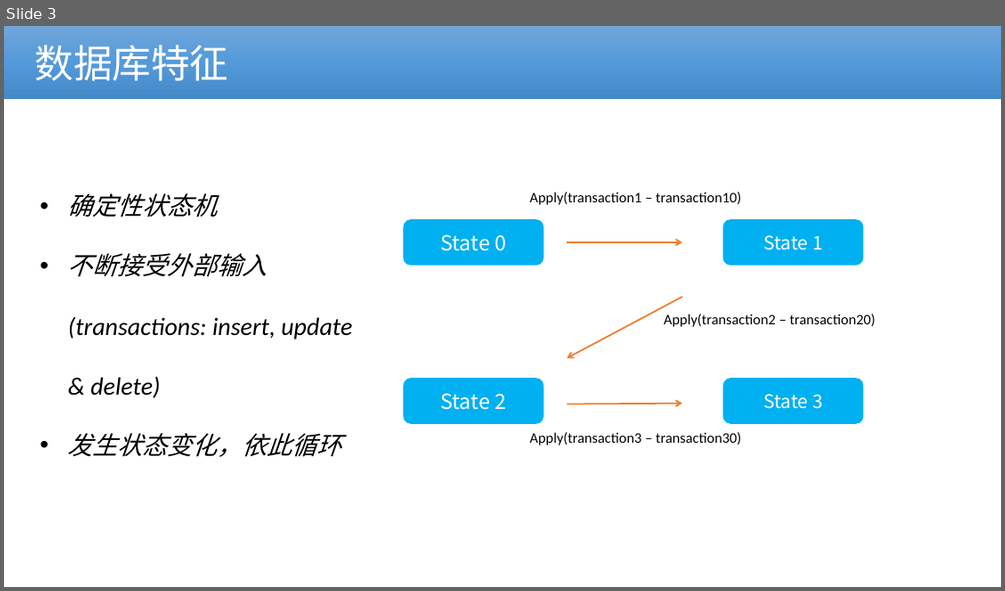
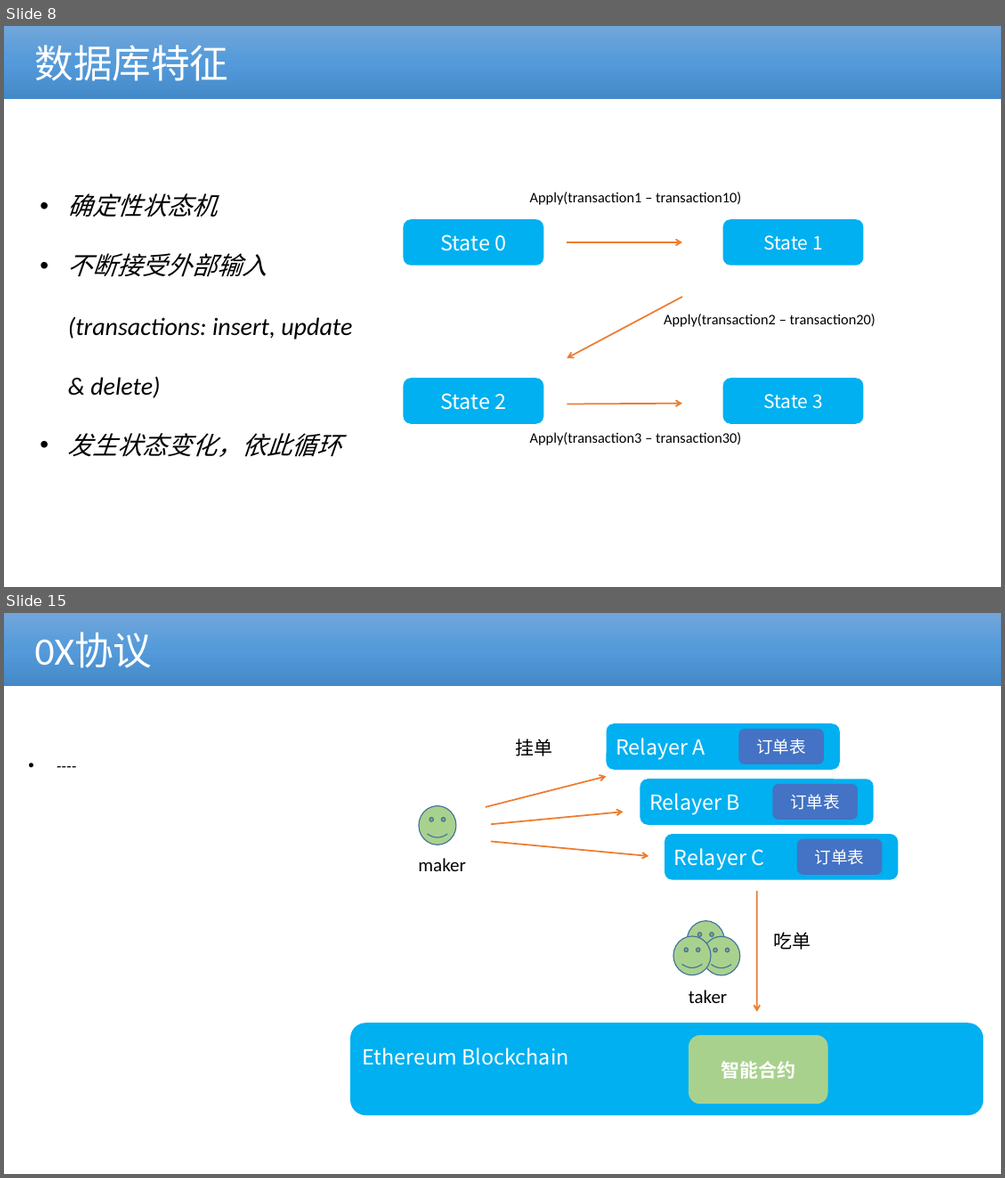
Before and after one commit to cmdpos/gaia, a slide deck: ppt/blockchain-dex.pptx. Shown one above the other, each under a label of ours: slide 3 before the commit, slides 8 and 15 after it; the slides between them are not shown. The pictures are 1005x591 and 1005x1178 pixels, drawn with LibreOffice and Linux fonts; fonts in the diff are those of the drawing; background and template pictures are left out. Boxes give left, top, right and bottom in pixels: in the first picture for what was removed or moved away, otherwise in the second. Text is boxed around its words. In the diff, an @@ line names an element or a change of style, - is before the commit and + after.

```diff
--- a/ppt/blockchain-dex.pptx
+++ b/ppt/blockchain-dex.pptx
@@ slide 15 added at [4,613,1001,1174], background #FFFFFF @@
@@ rectangle added at [4,613,1001,686], fill gradient #71A6DB to #559BDB to #448ACA, 37.4 pt, text #FFFFFF @@
+0X协议
@@ text added at [21,731,364,773], 16 pt, text #000000, italic @@
+• ----
@@ text added at [516,738,553,756], 18 pt, text #000000 @@
+挂单
@@ rounded rectangle added at [606,723,840,770], fill #00B0F0, 20 pt, text #FFFFFF @@
+Relayer A
@@ rounded rectangle added at [739,729,825,765], fill #4472C4, 16 pt, text #FFFFFF @@
+订单表
@@ arrow added from (485, 807) to (606, 776), #ED7D31 1.5 pt @@
@@ rounded rectangle added at [640,779,874,825], fill #00B0F0, 20 pt, text #FFFFFF @@
+Relayer B
@@ rounded rectangle added at [773,784,858,819], fill #4472C4, 16 pt, text #FFFFFF @@
+订单表
@@ smiley face added at [419,806,456,844], fill #A9D18E, outline #43739E 1 pt @@
@@ arrow added from (491, 824) to (623, 811), #ED7D31 1.5 pt @@
@@ arrow added from (491, 841) to (648, 856), #ED7D31 1.5 pt @@
@@ rounded rectangle added at [664,834,898,879], fill #00B0F0, 20 pt, text #FFFFFF @@
+Relayer C
@@ rounded rectangle added at [797,839,882,875], fill #4472C4, 16 pt, text #FFFFFF @@
+订单表
@@ text added at [418,858,465,871], 18 pt, text #000000 @@
+maker
@@ arrow added from (757, 891) to (757, 1012), #ED7D31 1.5 pt @@
@@ smiley face added at [688,921,725,960], fill #A9D18E, outline #43739E 1 pt @@
@@ text added at [774,932,811,949], 18 pt, text #000000 @@
+吃单
@@ smiley face added at [673,936,711,975], fill #A9D18E, outline #43739E 1 pt @@
@@ smiley face added at [703,936,740,975], fill #A9D18E, outline #43739E 1 pt @@
@@ text added at [688,989,727,1003], 18 pt, text #000000 @@
+taker
@@ rounded rectangle added at [350,1022,984,1116], fill #00B0F0, 20 pt, text #FFFFFF @@
+Ethereum Blockchain
@@ rounded rectangle added at [689,1035,828,1103], fill #A9D18E, 18 pt, text #FFFFFF, bold @@
+智能合约
@@ what was slide 3 is now slide 8 @@
```
Also in this commit, not shown: 4 slides changed, 12 other slides added, 13 slides removed, 1 other file.
